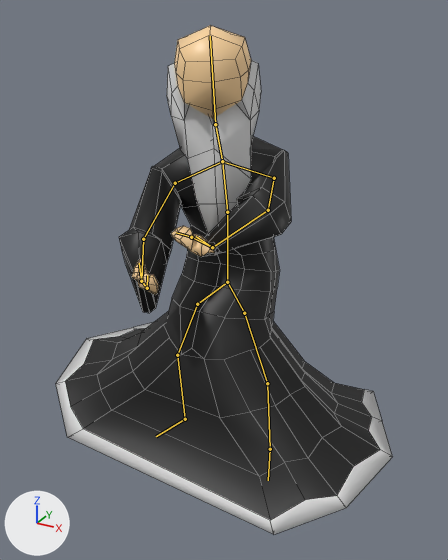
Renders of the Blender file Models/fathertime.blend from each side of a commit.
One viewpoint serves both versions: a 50 mm camera at (8.84, -16.33, 14.69) aimed at (0.38, -0.94, 7.0). Arrows for +X, +Y and +Z are at lower left; the lights stay in place. Both versions are drawn at frame 20 of the action 'Attack1'; the numbers are the values there. The bones that bend it are drawn over the model as lines. Mesh edges are drawn as thin lines.
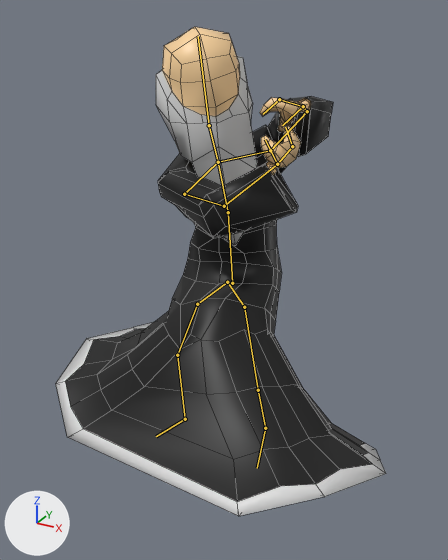
What differs and where, as boxes [x1, y1, x2, y2] in the pictures (448 x 560 px):
'Cube.001', posed
    before: [56, 25, 392, 534]
    after: [56, 27, 386, 516]
bone 'Bone', root to tip
    before: (227, 282) to (227, 212)
    after: (232, 283) to (228, 212)
bone 'Bone.001', root to tip
    before: (227, 212) to (222, 161)
    after: (228, 212) to (218, 162)
bone 'Bone.004', root to tip
    before: (222, 161) to (274, 178)
    after: (218, 162) to (270, 150)
bone 'Bone.005', root to tip
    before: (274, 178) to (268, 210)
    after: (270, 150) to (307, 111)
bone 'Bone.006', root to tip
    before: (268, 210) to (212, 247)
    after: (307, 111) to (303, 106)
bone 'Bone.007', root to tip
    before: (212, 247) to (191, 237)
    after: (303, 106) to (279, 99)
bone 'Bone.009', root to tip
    before: (212, 247) to (196, 236)
    after: (303, 106) to (282, 125)
bone 'Bone.010', root to tip
    before: (222, 161) to (175, 183)
    after: (218, 162) to (184, 194)
bone 'Bone.011', root to tip
    before: (175, 183) to (143, 239)
    after: (184, 194) to (224, 206)
bone 'Bone.012', root to tip
    before: (143, 239) to (141, 281)
    after: (224, 206) to (277, 164)
bone 'Bone.013', root to tip
    before: (141, 281) to (147, 288)
    after: (277, 164) to (292, 146)
bone 'Bone.015', root to tip
    before: (141, 281) to (139, 263)
    after: (277, 164) to (265, 139)
bone 'Bone.016', root to tip
    before: (227, 282) to (244, 313)
    after: (227, 282) to (244, 307)
bone 'Bone.017', root to tip
    before: (244, 313) to (267, 383)
    after: (244, 307) to (258, 390)
bone 'Bone.018', root to tip
    before: (267, 383) to (270, 449)
    after: (258, 390) to (265, 428)

What the commit changed:
Bone 'Bone' (bone_bone) moves from (0.0, -0.22, 0.0) to (0.19, -0.22, 0.0).
Bone 'Bone' (bone_bone) turns from (0, 0, 0) to (0, 0, 4) degrees about its own x, y and z.
Bone 'Bone.001' (bone_bone_001) turns from (11, 10, 2) to (14, 24, 7) degrees about its own x, y and z.
Bone 'Bone.004' (bone_bone_004) turns from (8, -16, -17) to (-26, -45, 13) degrees about its own x, y and z.
Bone 'Bone.005' (bone_bone_005) turns from (68, -4, -49) to (80, -25, -54) degrees about its own x, y and z.
Bone 'Bone.006' (bone_bone_006) turns from (2, 19, -52) to (-1, 42, -57) degrees about its own x, y and z.
Bone 'Bone.007' (bone_bone_007) turns from (61, -21, -11) to (75, -24, -36) degrees about its own x, y and z.
Bone 'Bone.009' (bone_bone_009) turns from (24, 19, -52) to (47, 16, -56) degrees about its own x, y and z.
Bone 'Bone.010' (bone_bone_010) turns from (28, 2, 22) to (48, 6, 28) degrees about its own x, y and z.
Bone 'Bone.011' (bone_bone_011) turns from (26, -5, 27) to (85, -18, -10) degrees about its own x, y and z.
Bone 'Bone.012' (bone_bone_012) turns from (60, -29, -36) to (30, -13, -39) degrees about its own x, y and z.
Bone 'Bone.013' (bone_bone_013) turns from (-20, 163, -22) to (-32, -168, -19) degrees about its own x, y and z.
Bone 'Bone.015' (bone_bone_015) turns from (8, 105, -75) to (28, 131, -72) degrees about its own x, y and z.
Bone 'Bone.016' (bone_bone_016) turns from (7, -23, -26) to (23, -30, -46) degrees about its own x, y and z.
Bone 'Bone.017' (bone_bone_017) turns from (16, -21, 30) to (12, -14, 26) degrees about its own x, y and z.
Bone 'Bone.018' (bone_bone_018) turns from (-11, 4, 9) to (-4, 14, 59) degrees about its own x, y and z.
